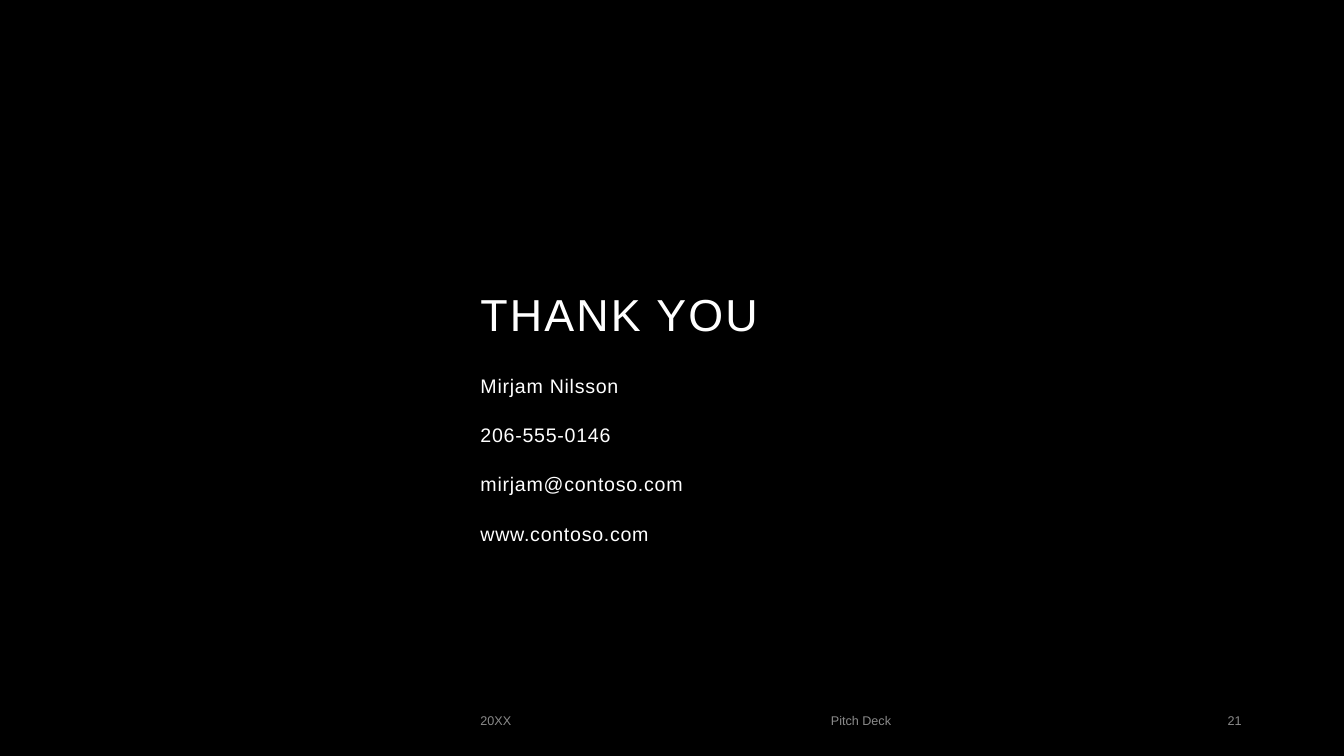
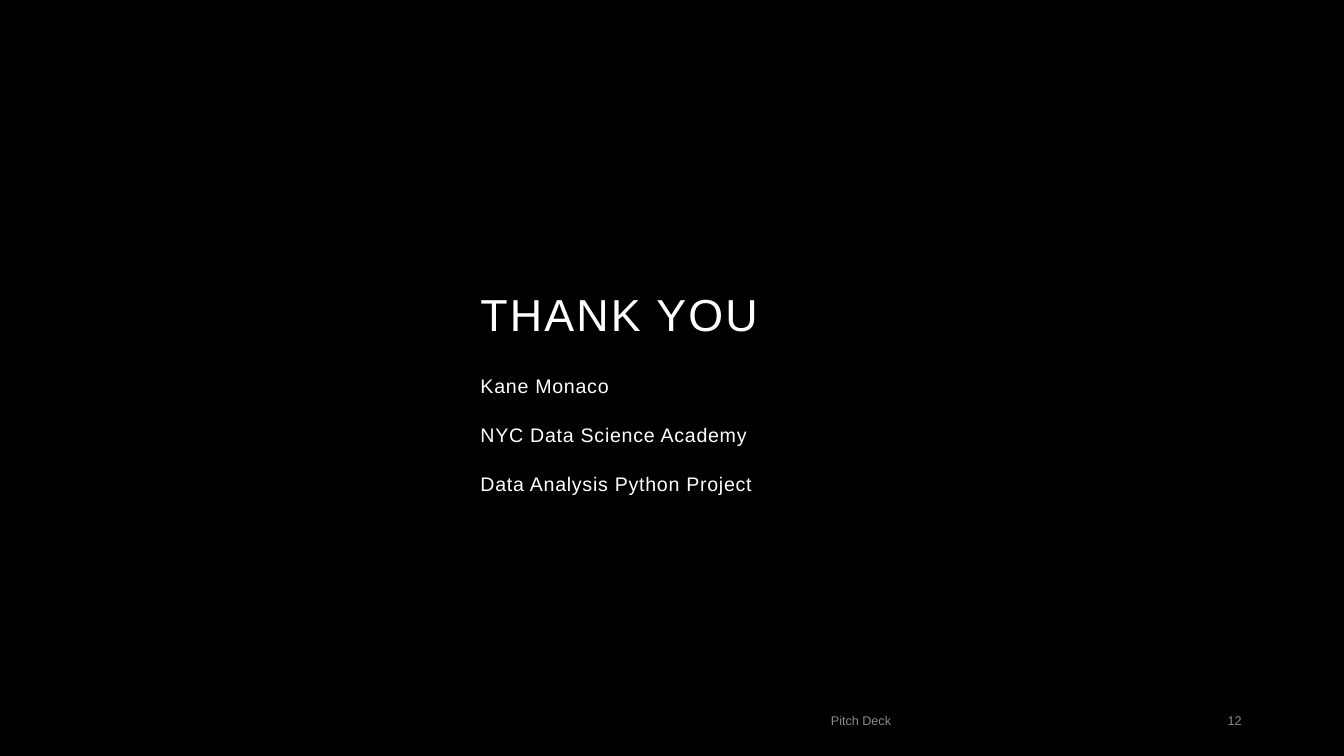
Before and after one commit to Kaneaug/DAproject, a slide deck: slide 12 of DAPowerpoint.pptx (slide 21 before the commit). Drawn at 1344x756 pixels with LibreOffice and Linux fonts; fonts in the diff are those of the drawing; background and template pictures are left out. Boxes give left, top, right and bottom in pixels: in the first picture for what was removed or moved away, otherwise in the second. Text is boxed around its words. In the diff, an @@ line names an element or a change of style, - is before the commit and + after.

Commit message:
Add files via upload
Committing python files and pp presentation for DA project

```diff
--- a/DAPowerpoint.pptx
+++ b/DAPowerpoint.pptx
@@ subtitle at bbox=[480, 379, 751, 495]: text changed @@
-Mirjam Nilsson
-206-555-0146
-mirjam@contoso.com
-www.contoso.com
+Kane Monaco
+NYC Data Science Academy
+Data Analysis Python Project
@@ text removed at bbox=[480, 716, 511, 725] @@
-20XX
@@ page number at bbox=[1228, 716, 1242, 725]: text changed @@
-21
+12
```
Also in this commit, not shown: 5 other slides changed, 5 slides added, 14 slides removed, 4 other files.
